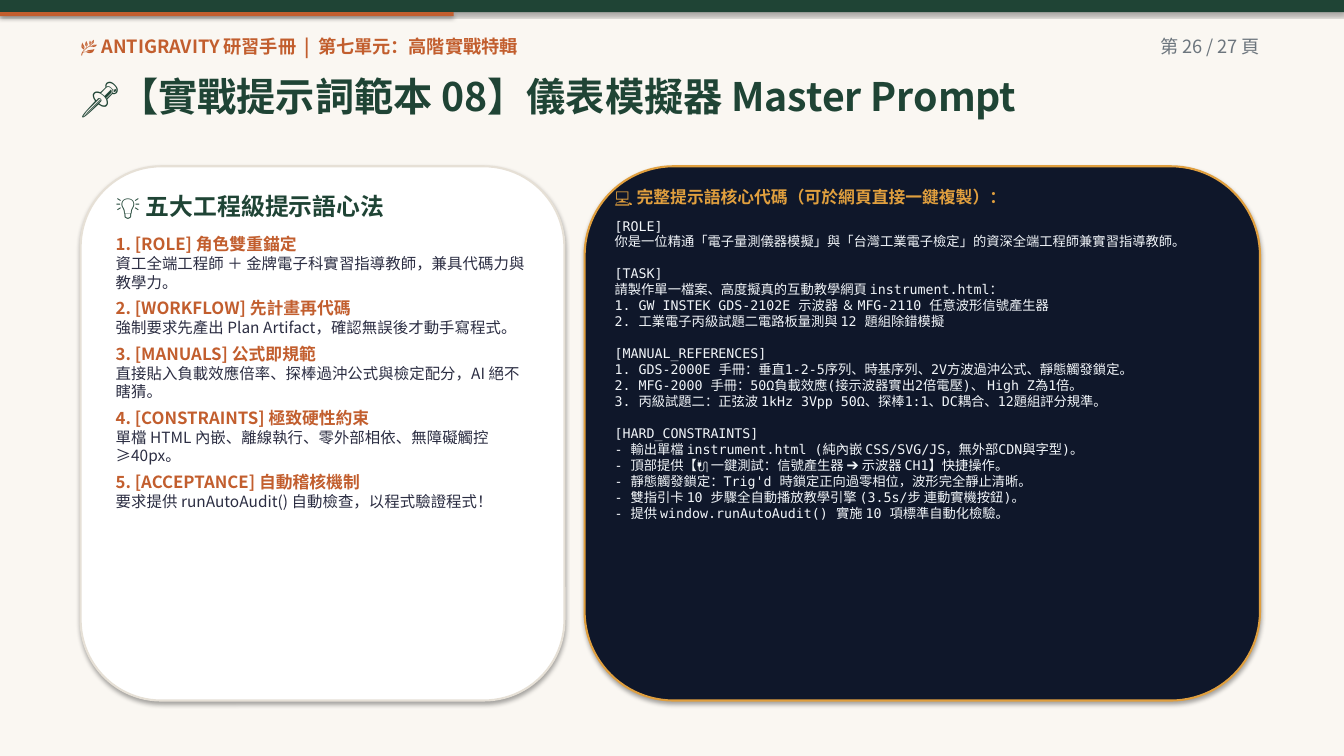
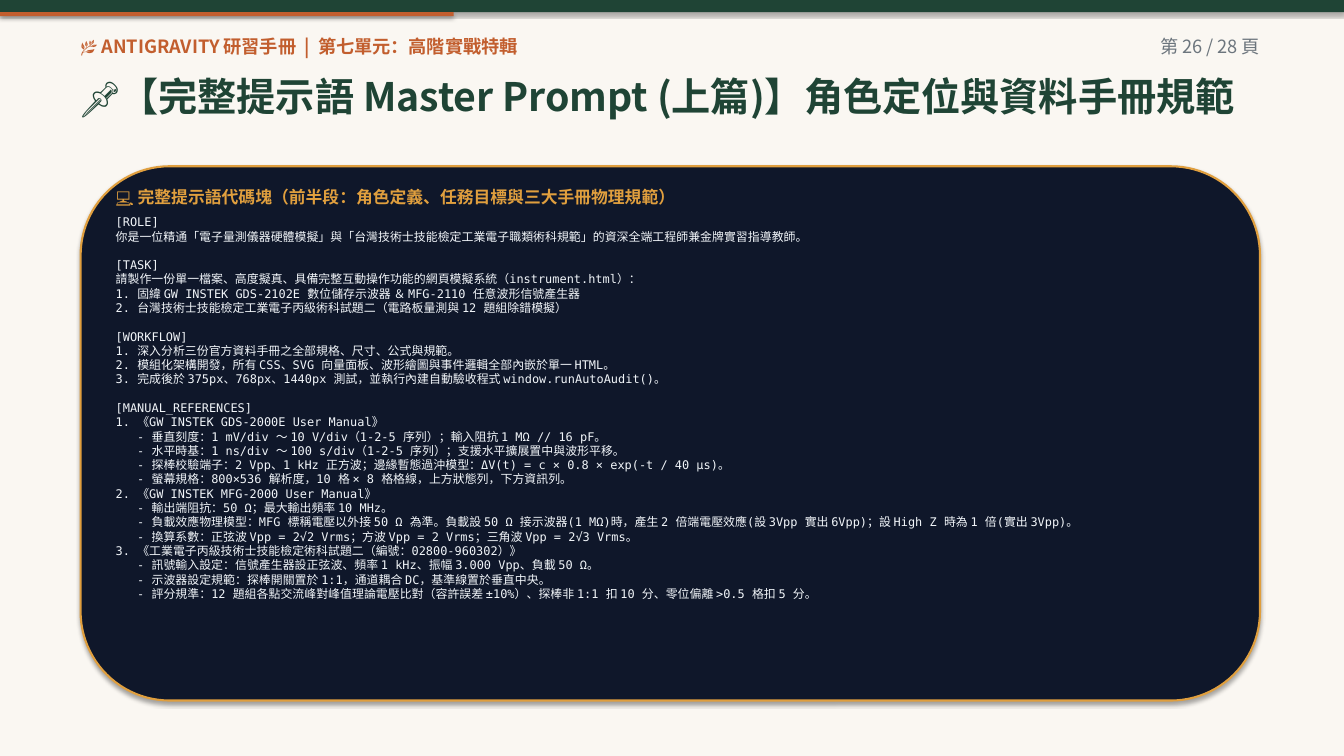
Before and after one commit to stj580508/www, a slide deck: slide 26 of slides.pptx. Drawn at 1344x756 pixels with LibreOffice and Linux fonts; fonts in the diff are those of the drawing. Boxes give left, top, right and bottom in pixels: in the first picture for what was removed or moved away, otherwise in the second. Text is boxed around its words. In the diff, an @@ line names an element or a change of style, - is before the commit and + after.

Commit message:
feat: 在教材區新增卡片05與模態視窗完整提供Master Prompt，並於PPT新增2頁完整刊載約2800字提示語

```diff
--- a/slides.pptx
+++ b/slides.pptx
@@ text at [1160,38,1260,55]: text changed @@
-第 26 / 27 頁
+第 26 / 28 頁
@@ text at [119,77,1235,120]: text changed @@
-📌【實戰提示詞範本 08】儀表模擬器 Master Prompt
+📌【完整提示語 Master Prompt (上篇)】角色定位與資料手冊規範
@@ rounded rectangle: place and size @@
-rounded rectangle at [81,166,565,701]
+rounded rectangle at [81,166,1260,701]
@@ rounded rectangle at [81,166,1260,701]: fill #FFFFFF to #0F172A; outline #E6E0D6 1.5 pt to #E09F3E 1.5 pt @@
@@ rounded rectangle removed at [585,166,1260,701] @@
@@ text at [116,188,1079,599]: text changed; size 11 to 8.5 pt; font Noto Sans CJK SC to DejaVu Sans Mono; text colour #2B2D42 to #F1F5F9 @@
-💡 五大工程級提示語心法
-1. [ROLE] 角色雙重錨定
-資工全端工程師 ＋ 金牌電子科實習指導教師，兼具代碼力與教學力。
-2. [WORKFLOW] 先計畫再代碼
-強制要求先產出 Plan Artifact，確認無誤後才動手寫程式。
-3. [MANUALS] 公式即規範
-直接貼入負載效應倍率、探棒過沖公式與檢定配分，AI 絕不瞎猜。
-4. [CONSTRAINTS] 極致硬性約束
-單檔 HTML 內嵌、離線執行、零外部相依、無障礙觸控 ≥40px。
-5. [ACCEPTANCE] 自動稽核機制
-要求提供 runAutoAudit() 自動檢查，以程式驗證程式！
+💻 完整提示語代碼塊（前半段：角色定義、任務目標與三大手冊物理規範）
+[ROLE]
+你是一位精通「電子量測儀器硬體模擬」與「台灣技術士技能檢定工業電子職類術科規範」的資深全端工程師兼金牌實習指導教師。
+[TASK]
+請製作一份單一檔案、高度擬真、具備完整互動操作功能的網頁模擬系統（instrument.html）：
+1. 固緯 GW INSTEK GDS-2102E 數位儲存示波器 ＆ MFG-2110 任意波形信號產生器
+2. 台灣技術士技能檢定工業電子丙級術科試題二（電路板量測與 12 題組除錯模擬）
+[WORKFLOW]
+1. 深入分析三份官方資料手冊之全部規格、尺寸、公式與規範。
+2. 模組化架構開發，所有 CSS、SVG 向量面板、波形繪圖與事件邏輯全部內嵌於單一 HTML。
+3. 完成後於 375px、768px、1440px 測試，並執行內建自動驗收程式 window.runAutoAudit()。
+[MANUAL_REFERENCES]
+1. 《GW INSTEK GDS-2000E User Manual》
+- 垂直刻度：1 mV/div ～ 10 V/div（1-2-5 序列）；輸入阻抗 1 MΩ // 16 pF。
+- 水平時基：1 ns/div ～ 100 s/div（1-2-5 序列）；支援水平擴展置中與波形平移。
+- 探棒校驗端子：2 Vpp、1 kHz 正方波；邊緣暫態過沖模型：ΔV(t) = c × 0.8 × exp(-t / 40 µs)。
+- 螢幕規格：800×536 解析度，10 格 × 8 格格線，上方狀態列，下方資訊列。
+2. 《GW INSTEK MFG-2000 User Manual》
+- 輸出端阻抗：50 Ω；最大輸出頻率 10 MHz。
+- 負載效應物理模型：MFG 標稱電壓以外接 50 Ω 為準。負載設 50 Ω 接示波器(1 MΩ)時，產生 2 倍端電壓效應(設 3Vpp 實出 6Vpp)；設 High Z 時為 1 倍(實出 3Vpp)。
+- 換算系數：正弦波 Vpp = 2√2 Vrms；方波 Vpp = 2 Vrms；三角波 Vpp = 2√3 Vrms。
+3. 《工業電子丙級技術士技能檢定術科試題二（編號：02800-960302）》
+- 訊號輸入設定：信號產生器設正弦波、頻率 1 kHz、振幅 3.000 Vpp、負載 50 Ω。
+- 示波器設定規範：探棒開關置於 1:1，通道耦合 DC，基準線置於垂直中央。
+- 評分規準：12 題組各點交流峰對峰值理論電壓比對（容許誤差 ±10%）、探棒非 1:1 扣 10 分、零位偏離 >0.5 格扣 5 分。
@@ text removed at [615,188,1186,520] @@
-💻 完整提示語核心代碼（可於網頁直接一鍵複製）：
-[ROLE]
-你是一位精通「電子量測儀器模擬」與「台灣工業電子檢定」的資深全端工程師兼實習指導教師。
-[TASK]
-請製作單一檔案、高度擬真的互動教學網頁 instrument.html：
-1. GW INSTEK GDS-2102E 示波器 ＆ MFG-2110 任意波形信號產生器
-2. 工業電子丙級試題二電路板量測與 12 題組除錯模擬
-[MANUAL_REFERENCES]
-1. GDS-2000E 手冊：垂直1-2-5序列、時基序列、2V方波過沖公式、靜態觸發鎖定。
-2. MFG-2000 手冊：50Ω負載效應(接示波器實出2倍電壓)、 High Z為1倍。
-3. 丙級試題二：正弦波 1kHz 3Vpp 50Ω、探棒1:1、DC耦合、12題組評分規準。
-[HARD_CONSTRAINTS]
-- 輸出單檔 instrument.html (純內嵌 CSS/SVG/JS，無外部CDN與字型)。
-- 頂部提供【🔌 一鍵測試：信號產生器 ➔ 示波器 CH1】快捷操作。
-- 靜態觸發鎖定：Trig'd 時鎖定正向過零相位，波形完全靜止清晰。
-- 雙指引卡 10 步驟全自動播放教學引擎 (3.5s/步 連動實機按鈕)。
-- 提供 window.runAutoAudit() 實施 10 項標準自動化檢驗。
```
Also in this commit, not shown: 3 other slides changed, 1 slide added, 1 other file.
